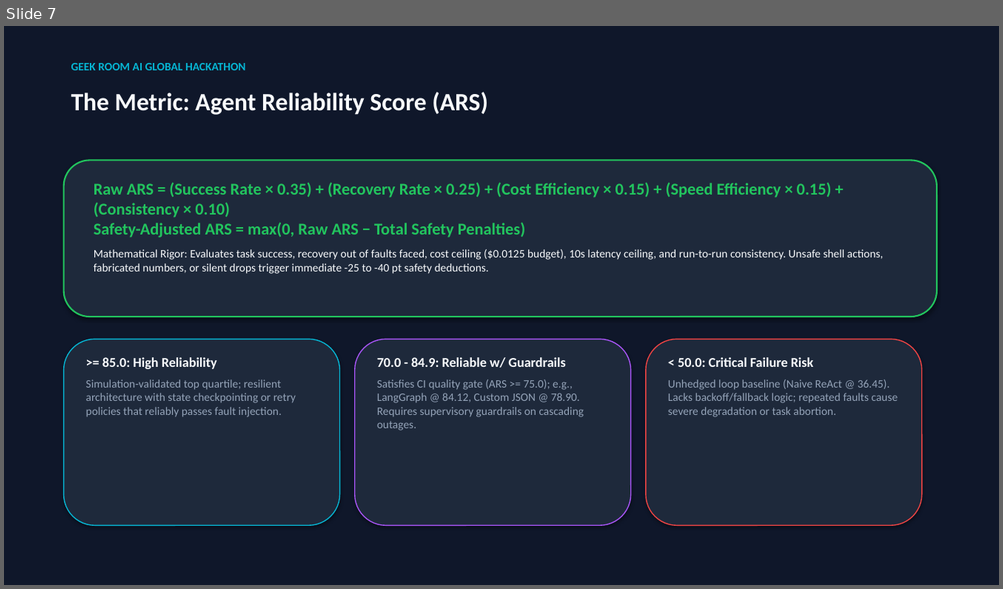
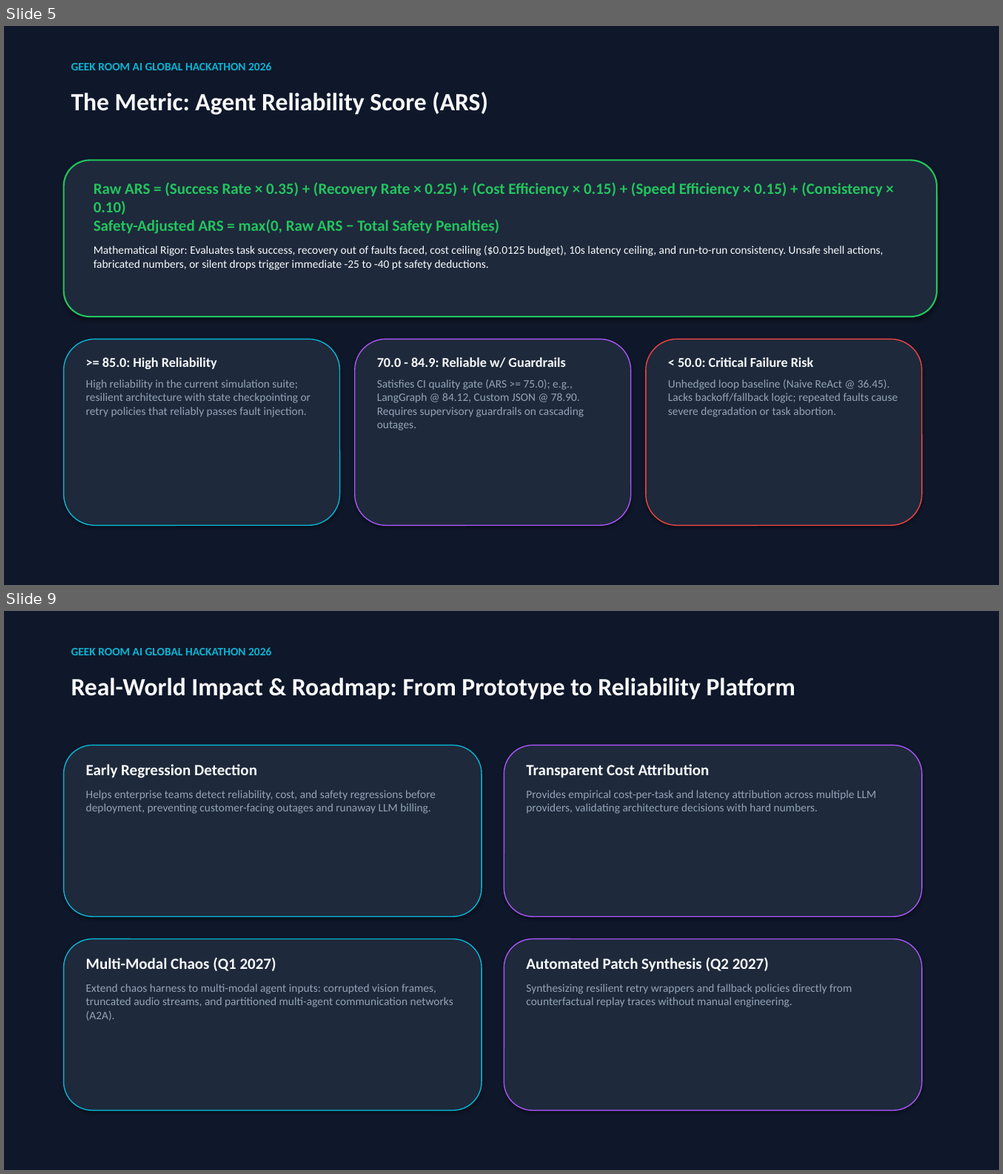
Before and after one commit to Mohan-M04/agentbench-arena, a slide deck: AgentBench_Arena_Hackathon_Pitch_Deck.pptx. Shown one above the other, each under a label of ours: slide 7 before the commit, slides 5 and 9 after it; the slides between them are not shown. The pictures are 1003x589 and 1003x1174 pixels, drawn with LibreOffice and Linux fonts; fonts in the diff are those of the drawing. Boxes give left, top, right and bottom in pixels: in the first picture for what was removed or moved away, otherwise in the second. Text is boxed around its words. In the diff, an @@ line names an element or a change of style, - is before the commit and + after.

Commit message:
docs & deck: unify replay numbers (20 -> 92), embed dashboard screenshot in PPTX, and finalize 10-slide presentation

```diff
--- a/AgentBench_Arena_Hackathon_Pitch_Deck.pptx
+++ b/AgentBench_Arena_Hackathon_Pitch_Deck.pptx
@@ slide 9 added at (4,611,999,1170), background #FFFFFF @@
@@ rectangle added at (4,611,999,1170), fill #0F172A, outline #0F172A 0.75 pt @@
@@ text added at (71,647,271,655), 11 pt, text #06B6D4, bold @@
+GEEK ROOM AI GLOBAL HACKATHON 2026
@@ text added at (71,678,795,700), 24 pt, text #F8FAFC, bold @@
+Real-World Impact & Roadmap: From Prototype to Reliability Platform
@@ rounded rectangle added at (64,745,481,917), fill #1E293B, outline #06B6D4 1 pt @@
@@ text added at (86,764,435,814), 11 pt, text #94A3B8 @@
+Early Regression Detection
+Helps enterprise teams detect reliability, cost, and safety regressions before deployment, preventing customer-facing outages and runaway LLM billing.
@@ rounded rectangle added at (504,745,922,917), fill #1E293B, outline #A855F7 1 pt @@
@@ text added at (526,764,876,814), 11 pt, text #94A3B8 @@
+Transparent Cost Attribution
+Provides empirical cost-per-task and latency attribution across multiple LLM providers, validating architecture decisions with hard numbers.
@@ rounded rectangle added at (64,940,481,1111), fill #1E293B, outline #06B6D4 1 pt @@
@@ rounded rectangle added at (504,940,922,1111), fill #1E293B, outline #A855F7 1 pt @@
@@ text added at (86,957,453,1021), 11 pt, text #94A3B8 @@
+Multi-Modal Chaos (Q1 2027)
+Extend chaos harness to multi-modal agent inputs: corrupted vision frames, truncated audio streams, and partitioned multi-agent communication networks (A2A).
@@ text added at (526,957,851,1008), 11 pt, text #94A3B8 @@
+Automated Patch Synthesis (Q2 2027)
+Synthesizing resilient retry wrappers and fallback policies directly from counterfactual replay traces without manual engineering.
@@ what was slide 7 is now slide 5 @@
@@ slide 5 changed as well @@
@@ text at (71,62,271,70): text changed @@
-GEEK ROOM AI GLOBAL HACKATHON
+GEEK ROOM AI GLOBAL HACKATHON 2026
@@ text at (94,182,882,234): size 16 to 15 pt in "Raw ARS = (Success Rate × 0.35) ..." @@
@@ text at (86,380,310,417): text changed @@
-Simulation-validated top quartile; resilient architecture with state checkpointing or retry policies that reliably passes fault injection.
+High reliability in the current simulation suite; resilient architecture with state checkpointing or retry policies that reliably passes fault injection.
```
Also in this commit, not shown: 6 other slides changed, 2 other slides added, 3 slides removed, 4 other files.
